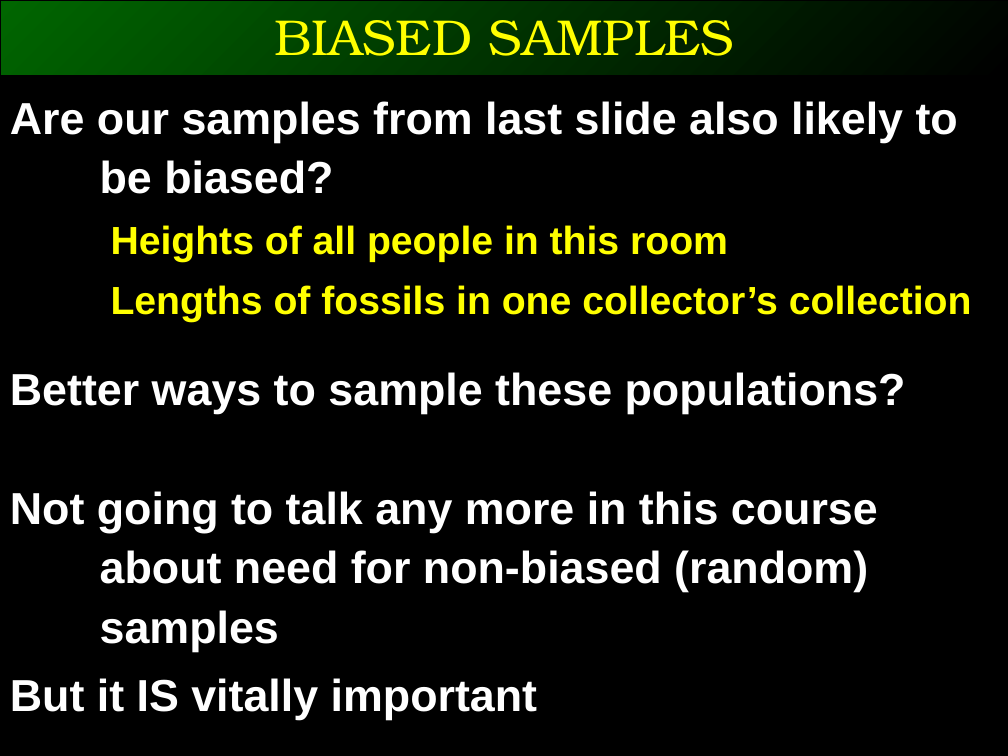
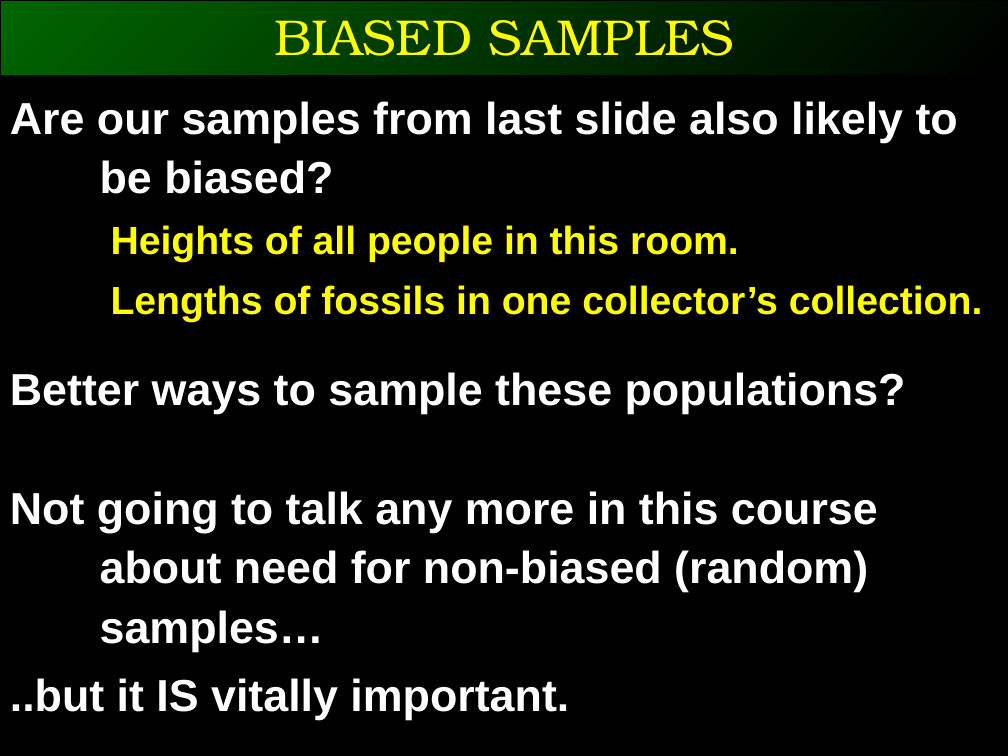
Before and after one commit to ggorman/Introduction-to-stats-for-geoscientists, a slide deck: slide 7 of slides/CSFG5.pptx. Drawn at 1008x756 pixels with LibreOffice and Linux fonts; fonts in the diff are those of the drawing. Boxes give left, top, right and bottom in pixels: in the first picture for what was removed or moved away, otherwise in the second. Text is boxed around its words. In the diff, an @@ line names an element or a change of style, - is before the commit and + after.

```diff
--- a/slides/CSFG5.pptx
+++ b/slides/CSFG5.pptx
@@ text at (111,225,983,322): text changed @@
-Heights of all people in this room
-Lengths of fossils in one collector’s collection
+Heights of all people in this room.
+Lengths of fossils in one collector’s collection.
@@ text at (10,491,878,720): text changed @@
-Not going to talk any more in this course about need for non-biased (random) samples
-But it IS vitally important
+Not going to talk any more in this course about need for non-biased (random) samples…
+..but it IS vitally important.
```
Also in this commit, not shown: 13 other slides changed, 2 slides added, 1 slide removed.
